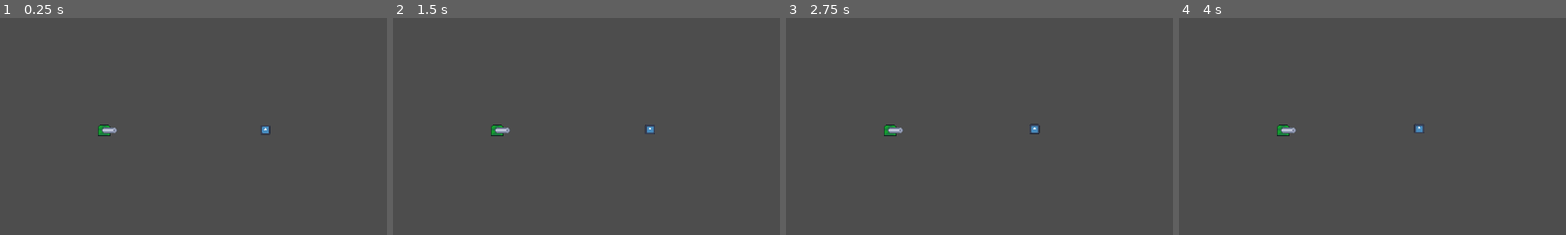
Above: before the commit, frames 1-4 (left to right).
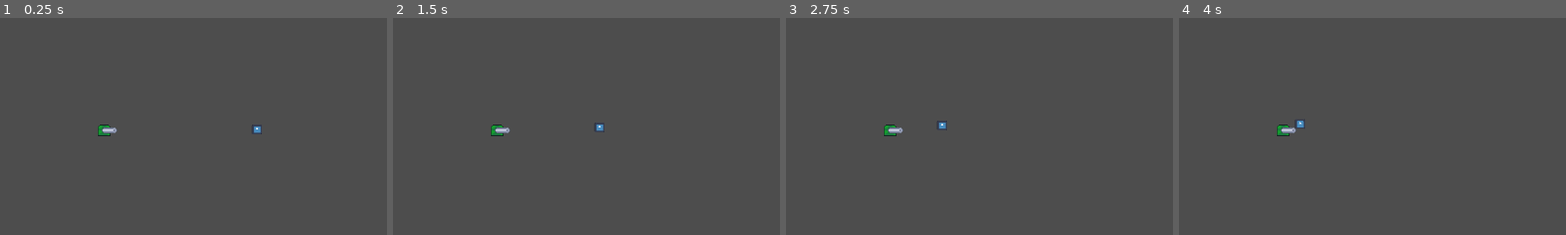
Above: after the commit, the same moments.

Repository: ZimtSnad/nauvis-enjoyers-bit-festival-2025
Game: Godot game, scene res://scenes/test.tscn
Two runs of this game, one before a commit and one after it. Both use one fixed random seed, a clock stepped at 60 frames per second and the inputs below. This scene is started directly instead of the project's main scene. The engine's default icon, where the game draws it, is replaced by a stand-in: a white triangle on a blue panel in a dark square.
Inputs:
- Up to frame 1 (0.25 s): no input
- Up to frame 2 (1.5 s): tap Enter at 1.25 s
- Up to frame 3 (2.75 s): tap Space at 2 s
- Up to frame 4 (4 s): tap Enter at 2.75 s; tap Space at 3.5 s
The pictures show only the part of the screen within x 12-61%, y 6-55%; the shares and areas given below are measured in that part.

The runs differ from the first frame. In frame 1, 0.1% of the frame differs, in the area x 65-70%, y 49-54%; in frame 2, 0.1%; in frame 3, 0.2%, in the area x 39-66%, y 47-54%; in frame 4, 0.1%.

Commit message:
Upgrade type and modifiers classes and use it in enemy.gd

Diff:
--- a/scripts/enemy.gd
+++ b/scripts/enemy.gd
@@ -1,10 +1,14 @@
 extends Node2D
 
-@export var delay_between_bite := 2.0
-@export var damage := 10
-@export var health := 100
-@export var speed := 10.0
-@export var attack_range := 30.0
+@export var enemy_type: Enemy_types.Type = Enemy_types.Type.LIGHT
+@export var enemy_mod: Enemy_modifiers.Mod = Enemy_modifiers.Mod.NONE
+
+var health: int
+var damage: int
+var speed: float
+var delay_between_bite: float
+var attack_range: float
+
 @export var turret_path: NodePath
 
 @onready var timer: Timer = $Timer
@@ -14,6 +18,24 @@
 
 
 func _ready() -> void:
+	var base = Enemy_types.BASE_DATA[enemy_type]
+	var mod = Enemy_modifiers.MOD_DATA[enemy_mod]
+
+	health = int(base["health"] * mod["health_mult"])
+	damage = int(base["damage"] * mod["damage_mult"])
+	speed = base["speed"] * mod["speed_mult"]
+
+	delay_between_bite = base["delay_between_bite"] * mod["delay_mult"]
+	attack_range = base["attack_range"] * mod["range_mult"]
+
+	print("=== Enemy config ===")
+	print("Type:", enemy_type, " Mod:", enemy_mod)
+	print("HP:", health)
+	print("DMG:", damage)
+	print("SPD:", speed)
+	print("DELAY:", delay_between_bite)
+	print("RANGE:", attack_range)
+
 	timer.one_shot = true
 	timer.wait_time = delay_between_bite
 	add_to_group("enemies")
@@ -23,19 +45,15 @@
 	if turret == null or !is_instance_valid(turret):
 		return
 
-	# jeśli już atakuje – nie ruszamy go
 	if attacking:
 		return
 
-	# dystans do turreta
 	var dist := global_position.distance_to(turret.global_position)
 
 	if dist > attack_range:
-		# idź w stronę turreta
 		var dir := (turret.global_position - global_position).normalized()
 		global_position += dir * speed * delta
 	else:
-		# jesteśmy wystarczająco blisko – zaczynamy atak
 		attack_turret()
 
 
@@ -58,7 +76,6 @@
 			# turret.queue_free()
 			break
 
-		# czekamy między ugryzieniami
 		timer.start()
 		await timer.timeout
 
--- a/scripts/enemy_modifiers.gd
+++ b/scripts/enemy_modifiers.gd
@@ -1,5 +1,5 @@
 extends Object
-class_name BugModifiers
+class_name Enemy_modifiers
 
 enum Mod { NONE, ICE, TOXIC, FIRE, VOID }
 
@@ -9,25 +9,35 @@
 		"health_mult": 1.0,
 		"damage_mult": 1.0,
 		"speed_mult": 1.0,
+		"delay_mult": 1.0,
+		"range_mult": 1.0,
 	},
 	Mod.ICE: {
 		"health_mult": 1.2,
 		"damage_mult": 0.8,
-		"speed_mult": 0.9
+		"speed_mult": 0.9,
+		"delay_mult": 1.2,
+		"range_mult": 0.9,
 	},
 	Mod.TOXIC: {
 		"health_mult": 0.9,
 		"damage_mult": 1.3,
-		"speed_mult": 1.0
+		"speed_mult": 1.0,
+		"delay_mult": 1.0,
+		"range_mult": 1.0,
 	},
 	Mod.FIRE: {
 		"health_mult": 1.0,
 		"damage_mult": 1.5,
-		"speed_mult": 1.1
+		"speed_mult": 1.1,
+		"delay_mult": 0.7,
+		"range_mult": 1.1,
 	},
 	Mod.VOID: {
 		"health_mult": 1.4,
 		"damage_mult": 1.4,
-		"speed_mult": 0.8
+		"speed_mult": 0.8,
+		"delay_mult": 1.0,
+		"range_mult": 1.25,
 	},
 }
--- a/scripts/enemy_type.gd
+++ b/scripts/enemy_type.gd
@@ -1,5 +1,5 @@
 extends Object
-class_name BugTypes
+class_name Enemy_types
 
 enum Type { LIGHT, MEDIUM, HEAVY }
 
@@ -7,16 +7,22 @@
 	Type.LIGHT: {
 		"health": 70,
 		"damage": 8,
-		"speed": 90.0
+		"speed": 60.0,
+		"delay_between_bite": 1.5,
+		"attack_range": 30.0
 	},
 	Type.MEDIUM: {
 		"health": 120,
 		"damage": 12,
-		"speed": 60.0
+		"speed": 40.0,
+		"delay_between_bite": 2.0,
+		"attack_range": 35.0
 	},
 	Type.HEAVY: {
 		"health": 200,
 		"damage": 20,
-		"speed": 40.0
+		"speed": 30.0,
+		"delay_between_bite": 3.0,
+		"attack_range": 45.0
 	},
 }
